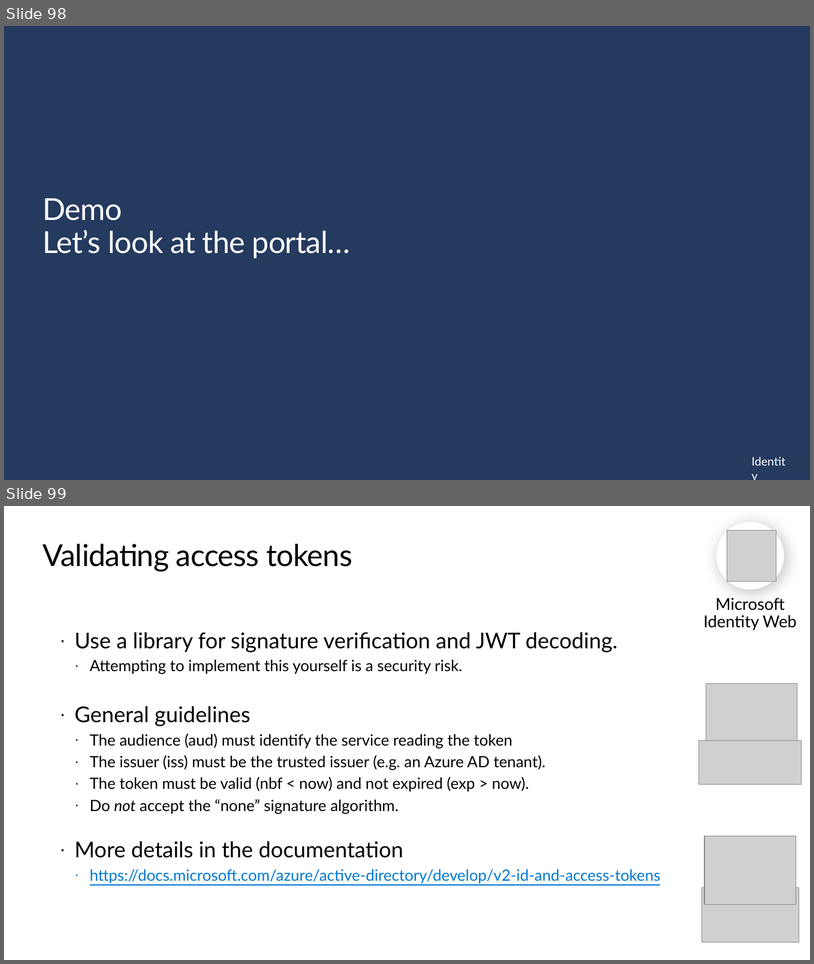
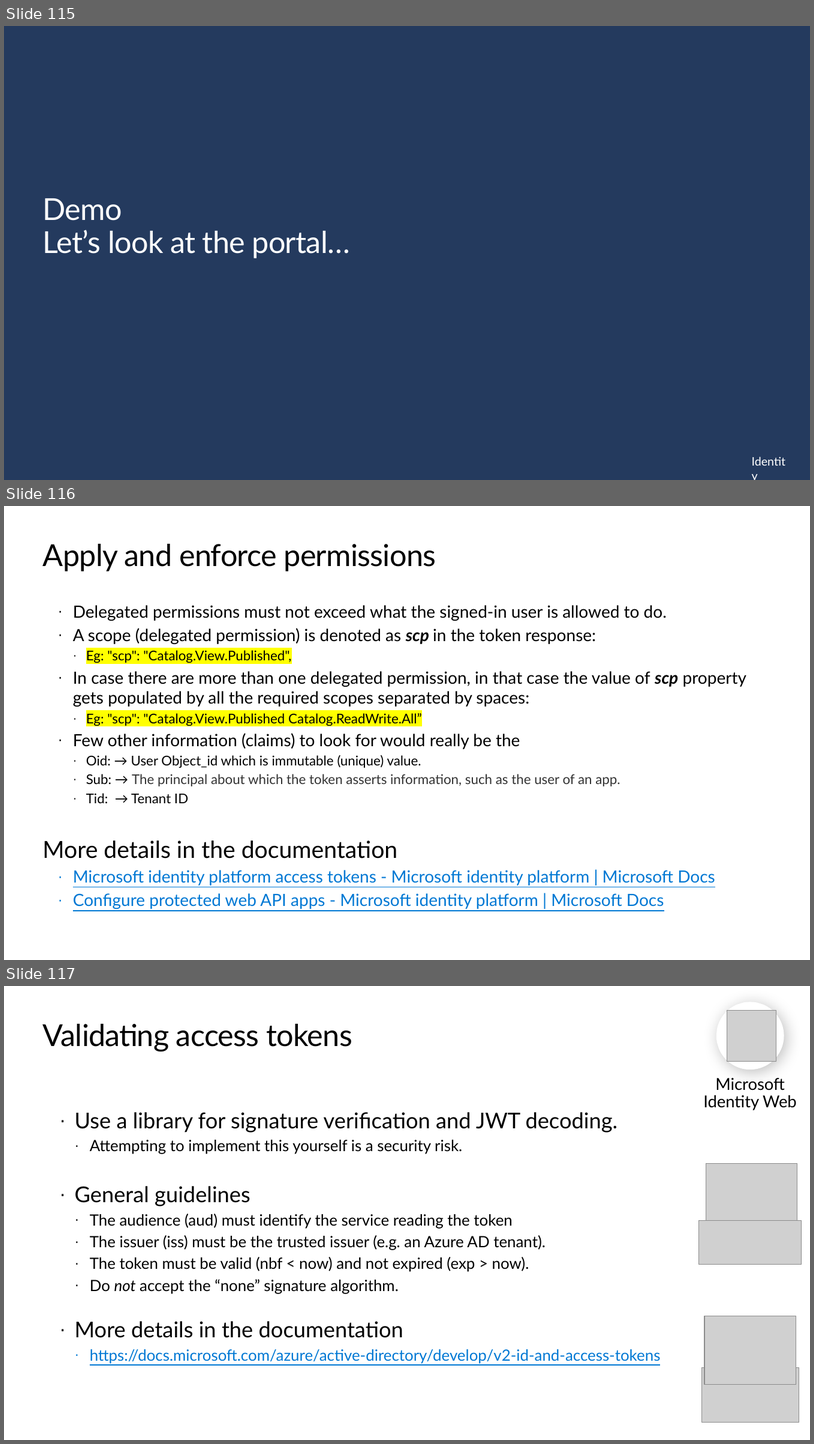
Before and after one commit to kylemar/LOB-Apps-for-IT-Pros, a slide deck: LOB apps for ITPros.pptx. Shown one above the other, each under a label of ours: slides 98 and 99 before the commit, slides 115, 116 and 117 after it. The pictures are 814x964 and 814x1444 pixels, drawn with LibreOffice and Linux fonts; fonts in the diff are those of the drawing; grey boxes stand for pictures; background and template pictures are left out. Boxes give left, top, right and bottom in pixels: in the first picture for what was removed or moved away, otherwise in the second. Text is boxed around its words. In the diff, an @@ line names an element or a change of style, - is before the commit and + after.

```diff
--- a/LOB apps for ITPros.pptx
+++ b/LOB apps for ITPros.pptx
@@ slide 116 added at [4,506,810,960], background #FFFFFF @@
@@ title added at [43,544,437,571], 36 pt, text #000000 @@
+Apply and enforce permissions
@@ text added at [42,605,747,909], 20 pt, text #000000 @@
+  · Delegated permissions must not exceed what the signed-in user is allowed to do.
+  · A scope (delegated permission) is denoted as scp in the token response:
+    · Eg: "scp": "Catalog.View.Published",
+  · In case there are more than one delegated permission, in that case the value of scp property gets populated by all the required scopes separated by spaces:
+    · Eg: "scp": "Catalog.View.Published Catalog.ReadWrite.All”
+  · Few other information (claims) to look for would really be the
+    · Oid: → User Object_id which is immutable (unique) value.
+    · Sub: → The principal about which the token asserts information, such as the user of an app.
+    · Tid: → Tenant ID
+More details in the documentation
+  · Microsoft identity platform access tokens - Microsoft identity platform | Microsoft Docs
+  · Configure protected web API apps - Microsoft identity platform | Microsoft Docs
@@ what was slide 98 is now slide 115 @@
@@ what was slide 99 is now slide 117 @@
```
Also in this commit, not shown: 23 slides changed, 19 other slides added, 2 slides removed, 1 other file.
